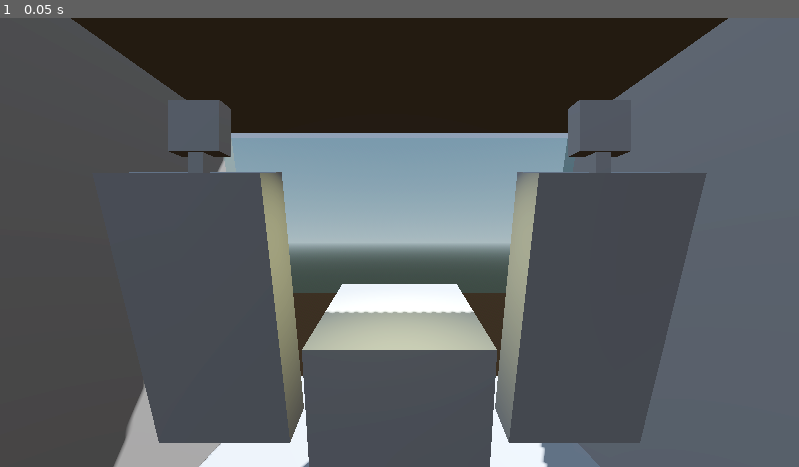
Above: before the commit, frame 1.
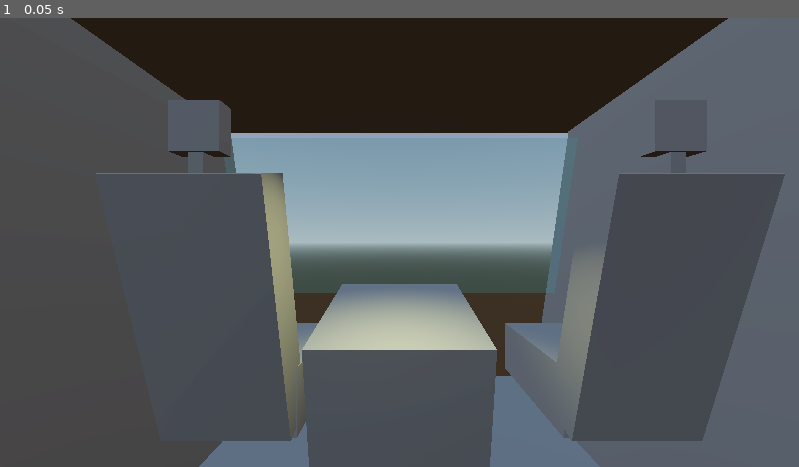
Above: after the commit, the same moment.

Repository: roomno17/scary-terry
Game: Godot game, scene res://base_level.tscn
Two runs of this game, one before a commit and one after it. Both use one fixed random seed, a clock stepped at 60 frames per second and the inputs below.
Inputs:
- Up to frame 1 (0.05 s): no input

The runs differ from the first frame. In frame 1, 16% of the frame differs, in the area x 12-99%, y 18-100%.

Commit message:
updated car seats

Diff:
--- a/scary-terry/base_level.tscn
+++ b/scary-terry/base_level.tscn
@@ -18,10 +18,6 @@
 albedo_color = Color(0.5647059, 1, 1, 0.29803923)
 
 [node name="BaseLevel" type="Node3D" unique_id=1462554241]
-
-[node name="DirectionalLight3D" type="DirectionalLight3D" parent="." unique_id=372709130]
-transform = Transform3D(-0.8660254, -0.43301278, 0.25, 0, 0.49999997, 0.86602545, -0.50000006, 0.75, -0.43301266, 0, 0, 0)
-shadow_enabled = true
 
 [node name="WorldEnvironment" type="WorldEnvironment" parent="." unique_id=547399205]
 environment = SubResource("Environment_5vx1e")
@@ -58,7 +54,7 @@
 transform = Transform3D(1, 0, 0, 0, 1, 0, 0, 0, 1, -2, -1.3, -12.241)
 
 [node name="CSGBox3D" type="CSGBox3D" parent="Car/Seat1" unique_id=244490138]
-transform = Transform3D(1, 0, 0, 0, 0.9702957, -0.2419219, 0, 0.2419219, 0.9702957, 0, 0, 15.023227)
+transform = Transform3D(1, 0, 0, 0, 0.9702957, -0.2419219, 0, 0.2419219, 0.9702957, 0, 0, 15)
 size = Vector3(1.5, 3, 0.5)
 
 [node name="CSGBox3D2" type="CSGBox3D" parent="Car/Seat1" unique_id=1698576295]
@@ -69,20 +65,28 @@
 transform = Transform3D(1, 0, 0, 0, 1, 0, 0, 0, 1, 0, -0.6303712, -0.0034704208)
 size = Vector3(0.15, 1, 0.15)
 
-[node name="Seat2" type="Node3D" parent="Car" unique_id=354695011]
-transform = Transform3D(1, 0, 0, 0, 1, 0, 0, 0, 1, 2, -1.3, -12.241)
+[node name="CSGBox3D3" type="CSGBox3D" parent="Car/Seat1" unique_id=533749048]
+transform = Transform3D(1, 0, 0, 0, 1, 0, 0, 0, 1, 0.007284522, -1.1749587, 13.70269)
+size = Vector3(1.5, 0.85, 2)
 
-[node name="CSGBox3D" type="CSGBox3D" parent="Car/Seat2" unique_id=1418626360]
-transform = Transform3D(1, 0, 0, 0, 0.9702957, -0.2419219, 0, 0.2419219, 0.9702957, 0, 0, 15.023227)
+[node name="Seat2" type="Node3D" parent="Car" unique_id=1719268281]
+transform = Transform3D(1, 0, 0, 0, 1, 0, 0, 0, 1, 2.734765, -1.3, -12.241)
+
+[node name="CSGBox3D" type="CSGBox3D" parent="Car/Seat2" unique_id=996613211]
+transform = Transform3D(1, 0, 0, 0, 0.9702957, -0.2419219, 0, 0.2419219, 0.9702957, 0, 0, 15)
 size = Vector3(1.5, 3, 0.5)
 
-[node name="CSGBox3D2" type="CSGBox3D" parent="Car/Seat2" unique_id=1708346327]
+[node name="CSGBox3D2" type="CSGBox3D" parent="Car/Seat2" unique_id=844924641]
 transform = Transform3D(1, 0, 0, 0, 1, 0, 0, 0, 1, 0, 1.9084656, 15.30596)
 size = Vector3(0.5, 0.5, 0.2)
 
-[node name="CSGBox3D3" type="CSGBox3D" parent="Car/Seat2/CSGBox3D2" unique_id=1335590174]
+[node name="CSGBox3D3" type="CSGBox3D" parent="Car/Seat2/CSGBox3D2" unique_id=2123657155]
 transform = Transform3D(1, 0, 0, 0, 1, 0, 0, 0, 1, 0, -0.6303712, -0.0034704208)
 size = Vector3(0.15, 1, 0.15)
+
+[node name="CSGBox3D3" type="CSGBox3D" parent="Car/Seat2" unique_id=620547464]
+transform = Transform3D(1, 0, 0, 0, 1, 0, 0, 0, 1, 0.007284522, -1.1749587, 13.70269)
+size = Vector3(1.5, 0.85, 2)
 
 [node name="Interior" type="Node3D" parent="Car" unique_id=1304123148]
 
